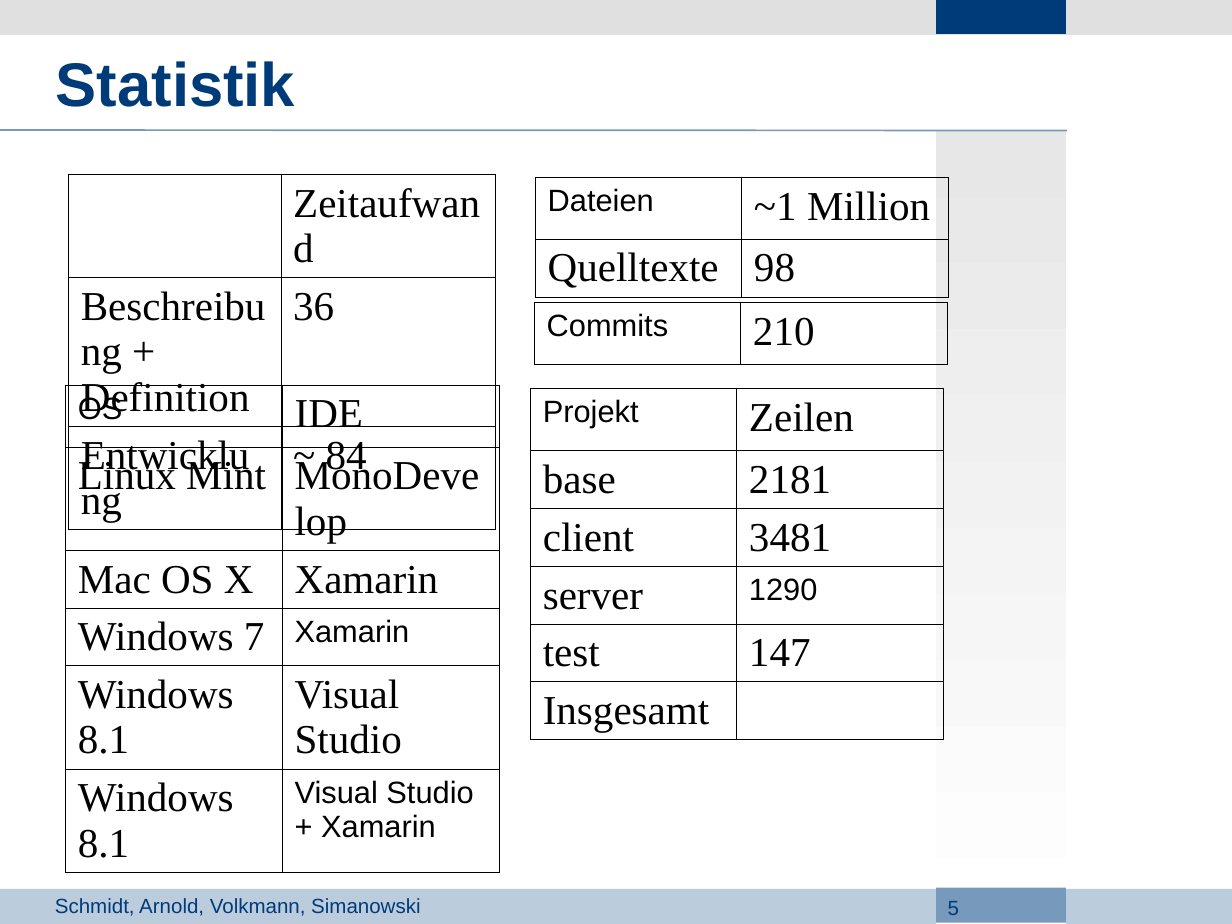
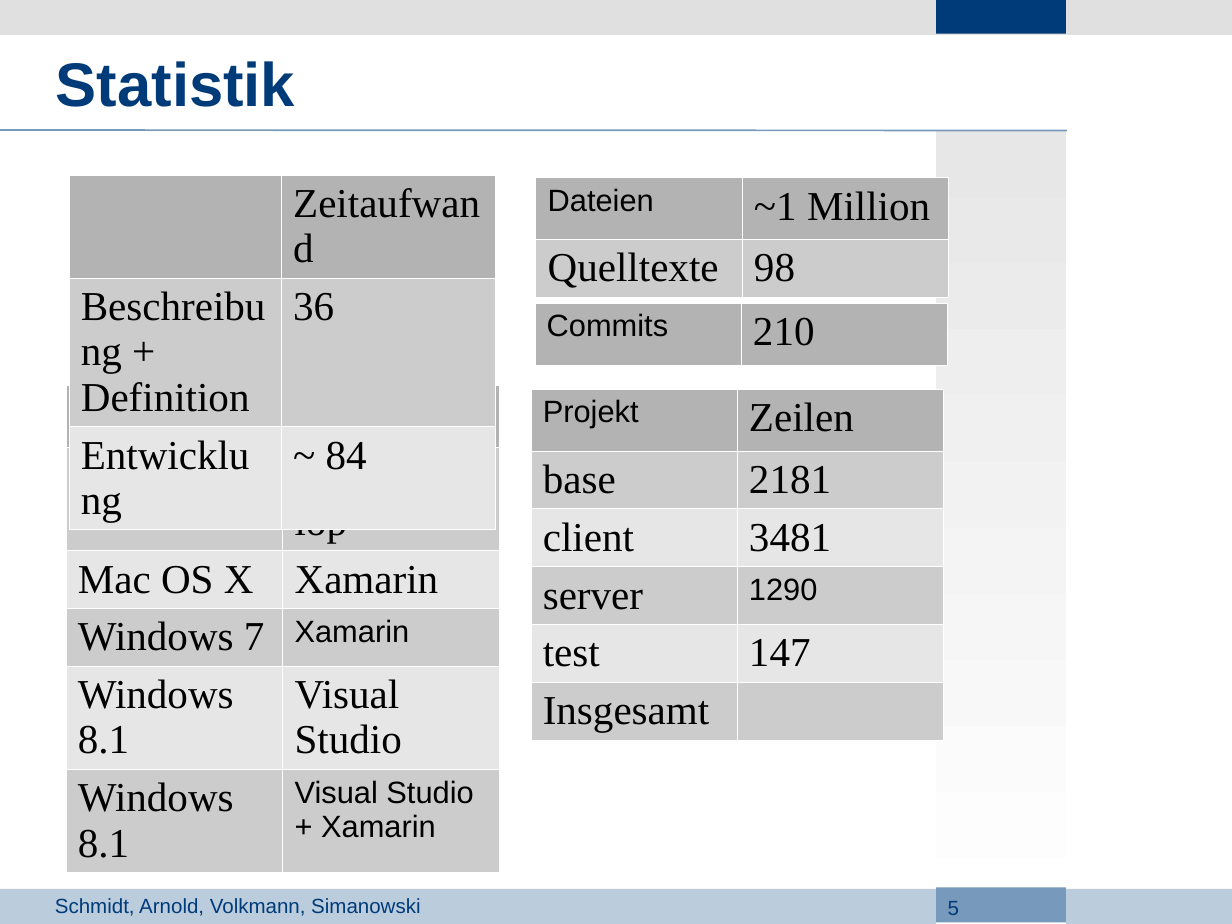
Before and after one commit to Lopt/ascendancy, a slide deck: slide 5 of docs/Projektdefinition/3_Presentation.odp. Drawn at 1232x924 pixels with LibreOffice and Linux fonts; fonts in the diff are those of the drawing; background and template pictures are left out. Boxes give left, top, right and bottom in pixels: in the first picture for what was removed or moved away, otherwise in the second. Text is boxed around its words. In the diff, an @@ line names an element or a change of style, - is before the commit and + after.

```diff
--- a/docs/Projektdefinition/3_Presentation.odp
+++ b/docs/Projektdefinition/3_Presentation.odp
@@ table at (x1=69, y1=175, x2=495, y2=474) @@
@@ fill none to #B3B3B3 in row 1, column 2 @@
@@ fill none to #CCCCCC in row 2 @@
@@ fill none to #E6E6E6 in row 3 @@
@@ borders changed @@
@@ table at (x1=536, y1=177, x2=947, y2=292) @@
@@ fill none to #B3B3B3 in row 1 @@
@@ fill none to #CCCCCC in row 2 @@
@@ borders changed @@
@@ table at (x1=535, y1=303, x2=946, y2=365) @@
@@ fill none to #B3B3B3 in row 1 @@
@@ borders changed @@
@@ table at (x1=65, y1=386, x2=499, y2=862) @@
@@ fill none to #B3B3B3 in row 1 @@
@@ fill none to #CCCCCC in 6 cells @@
@@ fill none to #E6E6E6 in 4 cells @@
@@ borders changed @@
@@ table at (x1=531, y1=389, x2=942, y2=736) @@
@@ fill none to #B3B3B3 in row 1 @@
@@ fill none to #CCCCCC in 5 cells @@
@@ fill none to #E6E6E6 in 4 cells @@
@@ borders changed @@
```
Also in this commit, not shown: 2 other slides changed.
